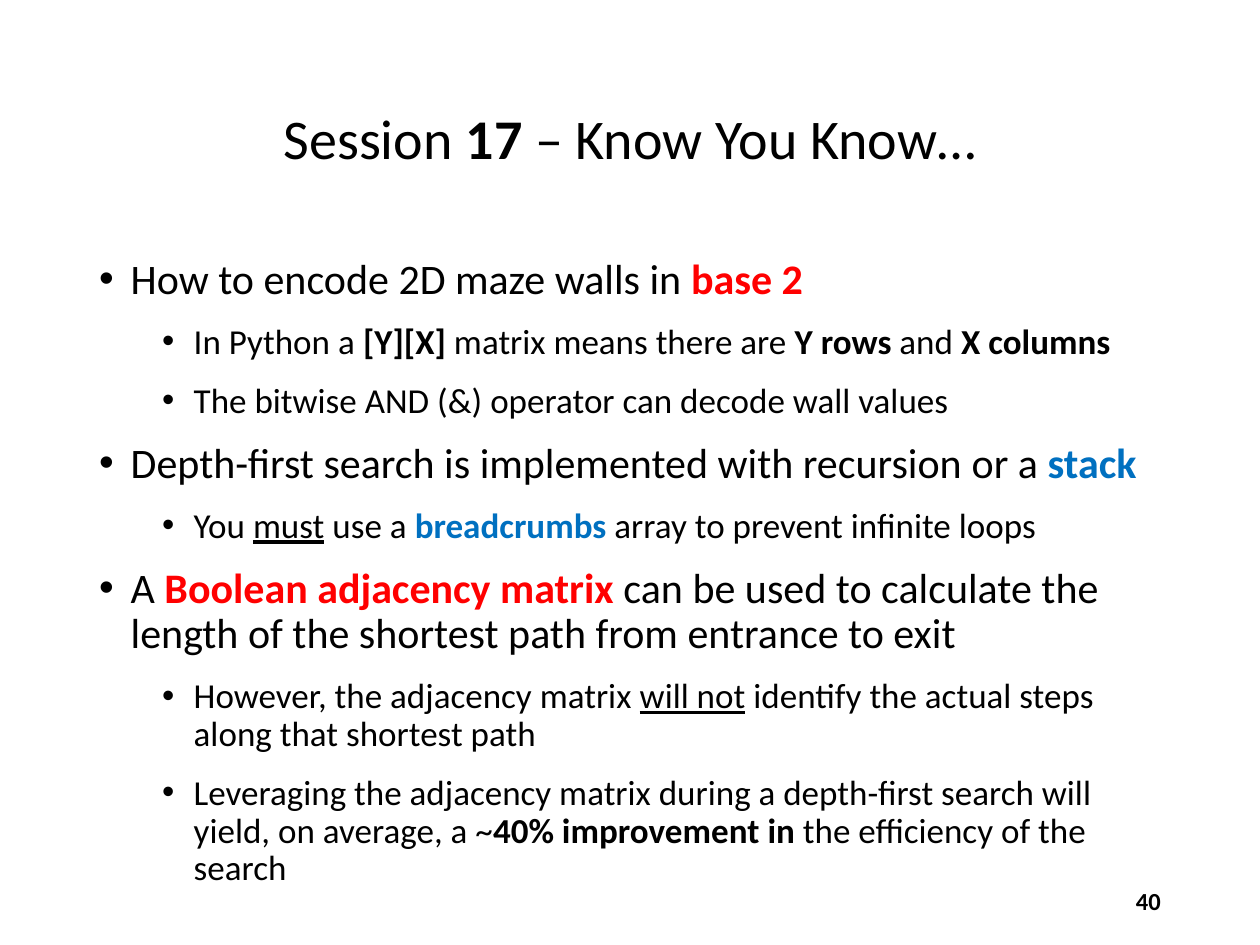
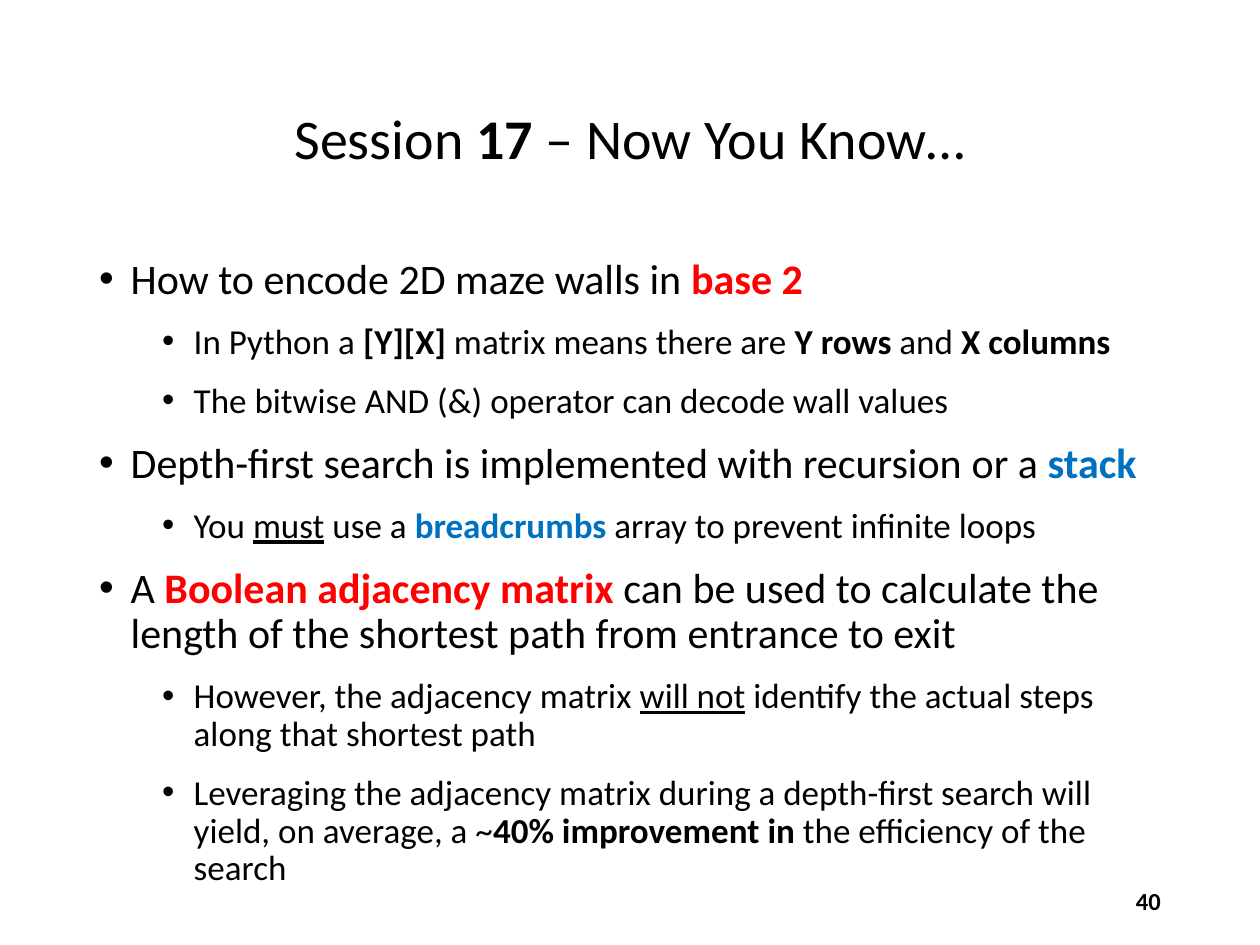
Before and after one commit to dbiersach/scicomp101, a slide deck: slide 40 of Session 17 - Maze Searching/Session 17 - Maze Searching.pptx. Drawn at 1260x945 pixels with LibreOffice and Linux fonts; fonts in the diff are those of the drawing. Boxes give left, top, right and bottom in pixels: in the first picture for what was removed or moved away, otherwise in the second. Text is boxed around its words. In the diff, an @@ line names an element or a change of style, - is before the commit and + after.

```diff
--- a/Session 17 - Maze Searching/Session 17 - Maze Searching.pptx
+++ b/Session 17 - Maze Searching/Session 17 - Maze Searching.pptx
@@ title at bbox=[294, 120, 965, 160]: text changed @@
-Session 17 – Know You Know…
+Session 17 – Now You Know…
```
Also in this commit, not shown: 3 other files.
